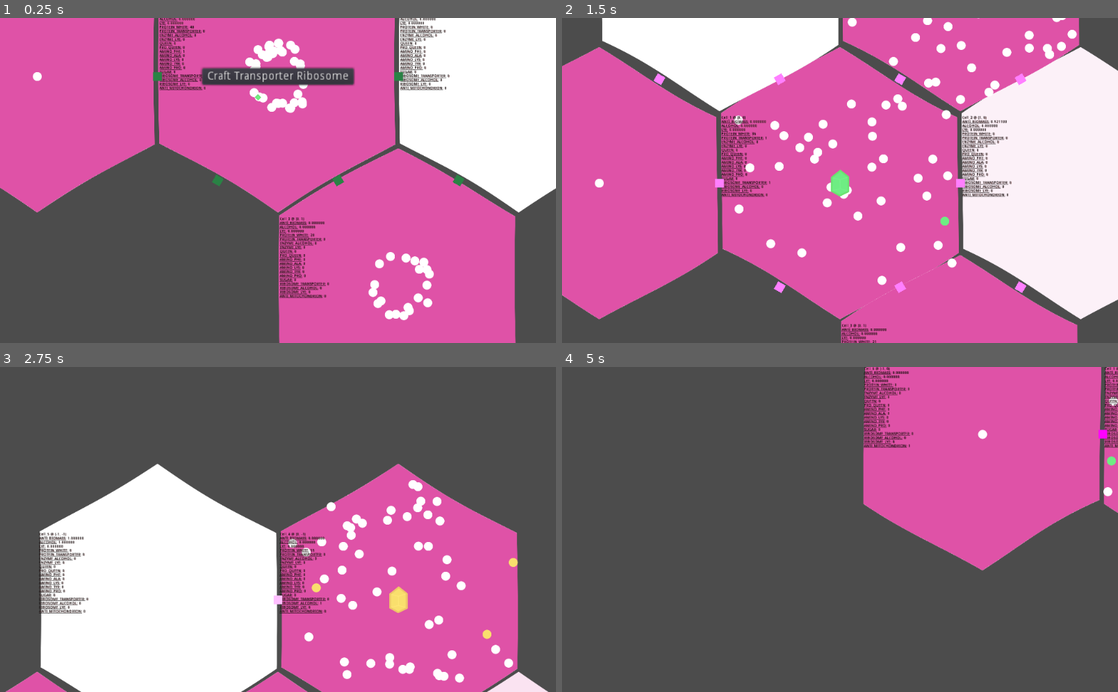
Above: before the commit, frames 1-4 (two rows, left to right).
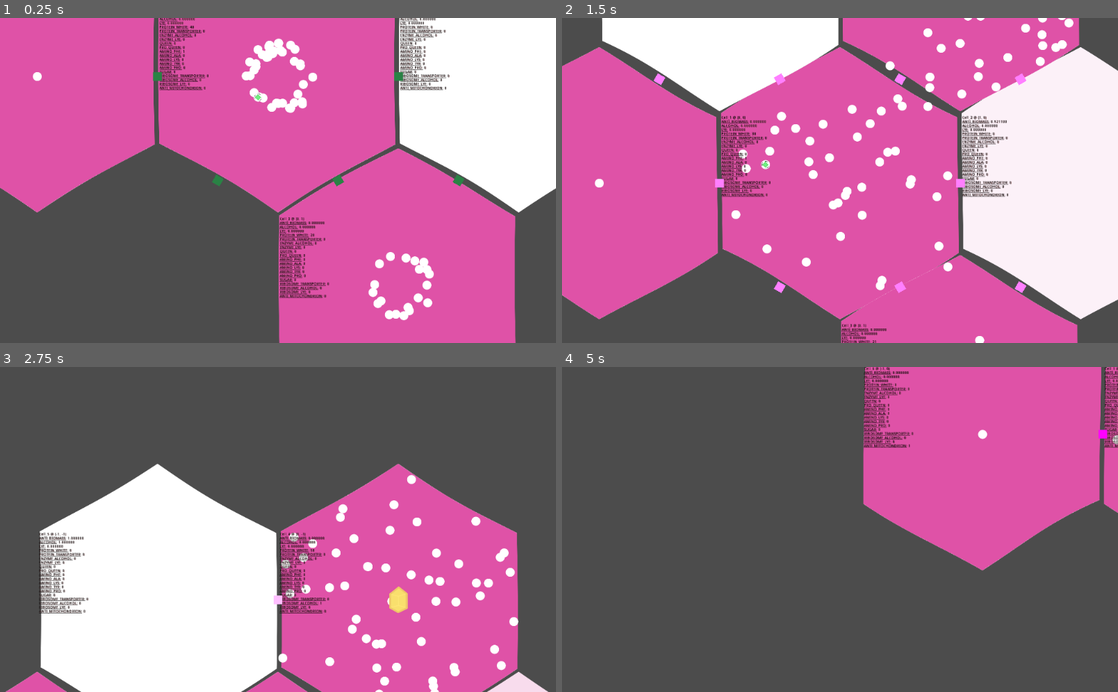
Above: after the commit, the same moments.

Repository: tobyp/hackathon2020
Game: Godot game, scene res://main.tscn
Same seed, same stepped clock (60 frames per second), same inputs: the game is played once before the commit and once after it.
Inputs (mouse positions are in pixels of both pictures, inside the frame that each line leads up to):
- Up to frame 1 (0.25 s): no input
- Up to frame 2 (1.5 s): click (840, 76) at 0.5 s, where only the run before the commit has a clickable "Craft Transporter Ribosome"; tap Enter at 1.25 s; move the mouse to (812, 245) at 1.27 s; hold W from 1.28 s (still down); click (812, 245) at 1.42 s
- Up to frame 3 (2.75 s): release W at 2 s; drag from (444, 578) to (250, 594) at 2.02 s
- Up to frame 4 (5 s): move the mouse to (673, 480) at 2.77 s; hold A 2.78-3.5 s; drag from (867, 529) to (673, 480) at 3.52 s; move the mouse to (756, 448) at 4.27 s; hold S from 4.28 s (still down)

The runs differ from the first frame. In frame 1, 1.7% of the frame differs, in the area x 36-64%, y 14-26%; in frame 2, 3.5%; in frame 3, 3.7%, in the area x 50-94%, y 33-100%; in frame 4, 0.1%.

Commit message:
Multiple output recipes and transporter texture

Diff:
--- a/cells/cell.gd
+++ b/cells/cell.gd
@@ -223,7 +223,8 @@
 		elif !Globals.particle_type_is_factory(t):
 			# Factories are not used
 			remove_particles(t, r.inputs[t])
-	add_particles(r.output, 1)
+	for t in r.outputs:
+		add_particles(t, r.outputs[t])
 
 func _display_debug():
 	var dbg = "[b][i]%s[/i][/b]\n" % [self];
--- a/cells/cell_particle.gd
+++ b/cells/cell_particle.gd
@@ -24,37 +24,42 @@
 
 func _set_type(type_: int):
 	type = type_
+	var image_name = "white_prot"
 	match type:
 		Globals.ParticleType.PROTEIN_TRANSPORTER:
-			$Sprite.texture = load("res://textures/green_enzyme.png")
+			image_name = "transporter"
 		Globals.ParticleType.ENZYME_ALCOHOL:
-			$Sprite.texture = load("res://textures/yellow_enzyme.png")
+			image_name = "yellow_enzyme"
 		Globals.ParticleType.ENZYME_LYE:
-			$Sprite.texture = load("res://textures/blue_enzyme.png")
+			image_name = "blue_enzyme"
 		Globals.ParticleType.QUEEN:
-			$Sprite.texture = load("res://textures/purple_ribosome.png")
+			image_name = "purple_ribosome"
 		Globals.ParticleType.PRO_QUEEN:
-			$Sprite.texture = load("res://textures/pink_ribosome.png")
+			image_name = "pink_ribosome"
 		Globals.ParticleType.AMINO_PHE:
-			$Sprite.texture = load("res://textures/green_amino.png")
+			image_name = "green_amino"
 		Globals.ParticleType.AMINO_ALA:
-			$Sprite.texture = load("res://textures/yellow_amino.png")
+			image_name = "yellow_amino"
 		Globals.ParticleType.AMINO_LYS:
-			$Sprite.texture = load("res://textures/blue_amino.png")
+			image_name = "blue_amino"
 		Globals.ParticleType.AMINO_TYR:
-			$Sprite.texture = load("res://textures/purple_amino.png")
+			image_name = "purple_amino"
 		Globals.ParticleType.AMINO_PRO:
-			$Sprite.texture = load("res://textures/pink_amino.png")
+			image_name = "pink_amino"
 		Globals.ParticleType.SUGAR:
-			$Sprite.texture = load("res://textures/sugar.png")
+			image_name = "sugar"
 		Globals.ParticleType.RIBOSOME_TRANSPORTER:
-			$Sprite.texture = load("res://textures/green_ribosome.png")
+			image_name = "green_ribosome"
 		Globals.ParticleType.RIBOSOME_ALCOHOL:
-			$Sprite.texture = load("res://textures/yellow_ribosome.png")
+			image_name = "yellow_ribosome"
 		Globals.ParticleType.RIBOSOME_LYE:
-			$Sprite.texture = load("res://textures/blue_ribosome.png")
-		_:
-			$Sprite.texture = load("res://textures/white_prot.png")
+			image_name = "blue_ribosome"
+	if Globals.particle_type_is_in_transporter(type):
+		$InnerSprite.texture = load("res://textures/%s.png" % image_name)
+		$Sprite.texture = load("res://textures/transporter.png")
+	else:
+		$InnerSprite.texture = null
+		$Sprite.texture = load("res://textures/%s.png" % image_name)
 
 func _get_type() -> int:
 	return type
--- a/cells/particle.tscn
+++ b/cells/particle.tscn
@@ -15,5 +15,8 @@
 scale = Vector2( 0.7, 0.7 )
 texture = ExtResource( 2 )
 
+[node name="InnerSprite" type="Sprite" parent="."]
+scale = Vector2( 0.7, 0.7 )
+
 [node name="CollisionShape2D" type="CollisionShape2D" parent="."]
 shape = SubResource( 1 )
--- a/cells/recipe.gd
+++ b/cells/recipe.gd
@@ -1,7 +1,7 @@
 class_name Recipe
 
 var inputs = {}
-var output: int
+var outputs = {}
 var automatic: bool
 
 static func matches(particle_counts: Dictionary) -> Array:
@@ -11,22 +11,16 @@
 			rs.push_back(r)
 	return rs
 
-func _init(input: Dictionary, outpu: int, auto: bool = false):
+func _init(input: Dictionary, output: Dictionary, auto: bool = false):
 	self.inputs = input
-	self.output = outpu
+	self.outputs = output
 	self.automatic = auto
 
 func recipe_matches(particle_counts: Dictionary) -> bool:
 	for t in Globals.ParticleType.values():
 		if inputs.has(t) and particle_counts[t] < inputs[t]:
 			return false
+		# Only one factory type per cell is allowed
+		if Globals.particle_type_is_factory(t) and !outputs.has(t):
+			return false
 	return true
-
-func subtract_resources(particle_counts: Dictionary):
-	for t in Globals.ParticleType.values():
-		if inputs.has(t):
-			if particle_counts[t] < inputs[t]:
-				print("Cannot craft…")
-			elif !Globals.particle_type_is_factory(t):
-				# Factories are not used
-				particle_counts[t] -= inputs[t]
--- a/globals.gd
+++ b/globals.gd
@@ -90,6 +90,22 @@
 			return true
 	return false
 
+static func particle_type_is_in_transporter(particle: int) -> bool:
+	match particle:
+		ParticleType.AMINO_PHE:
+			return true
+		ParticleType.AMINO_ALA:
+			return true
+		ParticleType.AMINO_LYS:
+			return true
+		ParticleType.AMINO_TYR:
+			return true
+		ParticleType.AMINO_PRO:
+			return true
+		ParticleType.SUGAR:
+			return true
+	return false
+
 static func particle_type_get_potency(particle: int, poison: int) -> float:
 	match particle:
 		ParticleType.ENZYME_ALCOHOL:
--- a/rules.gd
+++ b/rules.gd
@@ -11,18 +11,20 @@
 var ALL_RECIPES
 func _init_recipes():
 	self.ALL_RECIPES = [
-		Recipe.new({ Globals.ParticleType.QUEEN: 1, Globals.ParticleType.PROTEIN_WHITE: 1, }, Globals.ParticleType.PROTEIN_TRANSPORTER),
-		Recipe.new({ Globals.ParticleType.PROTEIN_WHITE: 1, Globals.ParticleType.AMINO_PHE: 1, }, Globals.ParticleType.RIBOSOME_TRANSPORTER),
-		Recipe.new({ Globals.ParticleType.PROTEIN_WHITE: 1, Globals.ParticleType.AMINO_LYS: 1, }, Globals.ParticleType.RIBOSOME_LYE),
+		Recipe.new({ Globals.ParticleType.QUEEN: 1, Globals.ParticleType.PROTEIN_WHITE: 1, }, { Globals.ParticleType.PROTEIN_TRANSPORTER: 1, }),
+		Recipe.new({ Globals.ParticleType.PROTEIN_WHITE: 1, Globals.ParticleType.AMINO_PHE: 1, }, { Globals.ParticleType.RIBOSOME_TRANSPORTER: 1, }),
+		Recipe.new({ Globals.ParticleType.PROTEIN_WHITE: 1, Globals.ParticleType.AMINO_LYS: 1, }, { Globals.ParticleType.RIBOSOME_LYE: 1, }),
 
-		Recipe.new({ Globals.ParticleType.PROTEIN_WHITE: 100, Globals.ParticleType.AMINO_TYR: 1, }, Globals.ParticleType.QUEEN),
-		Recipe.new({ Globals.ParticleType.PROTEIN_WHITE: 1000, Globals.ParticleType.AMINO_PRO: 1, }, Globals.ParticleType.PRO_QUEEN),
+		Recipe.new({ Globals.ParticleType.PROTEIN_WHITE: 100, Globals.ParticleType.AMINO_TYR: 1, }, { Globals.ParticleType.QUEEN: 1, }),
+		Recipe.new({ Globals.ParticleType.PROTEIN_WHITE: 1000, Globals.ParticleType.AMINO_PRO: 1, }, { Globals.ParticleType.PRO_QUEEN: 1, }),
 
 		# Auto recipes
-		Recipe.new({ Globals.ParticleType.RIBOSOME_TRANSPORTER: 1, Globals.ParticleType.PROTEIN_WHITE: 1, }, Globals.ParticleType.PROTEIN_TRANSPORTER, true),
-		Recipe.new({ Globals.ParticleType.RIBOSOME_ALCOHOL: 1, Globals.ParticleType.PROTEIN_WHITE: 1, }, Globals.ParticleType.ENZYME_ALCOHOL, true),
-		Recipe.new({ Globals.ParticleType.RIBOSOME_LYE: 1, Globals.ParticleType.PROTEIN_WHITE: 1, }, Globals.ParticleType.ENZYME_LYE, true),
-		Recipe.new({ Globals.ParticleType.ANTI_MITOCHONDRION: 1, Globals.ParticleType.PROTEIN_TRANSPORTER: 1, }, Globals.ParticleType.SUGAR, true),
+		Recipe.new({ Globals.ParticleType.QUEEN: 1, }, { Globals.ParticleType.PROTEIN_TRANSPORTER: 1, Globals.ParticleType.PROTEIN_WHITE: 1, }, true),
+		Recipe.new({ Globals.ParticleType.PRO_QUEEN: 1, Globals.ParticleType.PROTEIN_WHITE: 10, }, { Globals.ParticleType.QUEEN: 1, }, true),
+		Recipe.new({ Globals.ParticleType.RIBOSOME_TRANSPORTER: 1, Globals.ParticleType.PROTEIN_WHITE: 1, }, { Globals.ParticleType.PROTEIN_TRANSPORTER: 1, }, true),
+		Recipe.new({ Globals.ParticleType.RIBOSOME_ALCOHOL: 1, Globals.ParticleType.PROTEIN_WHITE: 1, }, { Globals.ParticleType.ENZYME_ALCOHOL: 1, }, true),
+		Recipe.new({ Globals.ParticleType.RIBOSOME_LYE: 1, Globals.ParticleType.PROTEIN_WHITE: 1, }, { Globals.ParticleType.ENZYME_LYE: 1, }, true),
+		Recipe.new({ Globals.ParticleType.ANTI_MITOCHONDRION: 1, Globals.ParticleType.PROTEIN_TRANSPORTER: 1, }, { Globals.ParticleType.SUGAR: 1, }, true),
 	];
 
 var TECH_LIST
Binary file added: textures/transporter.png
Not shown, added: textures/transporter.png.import
Not shown, added: textures/transporter.xcf
